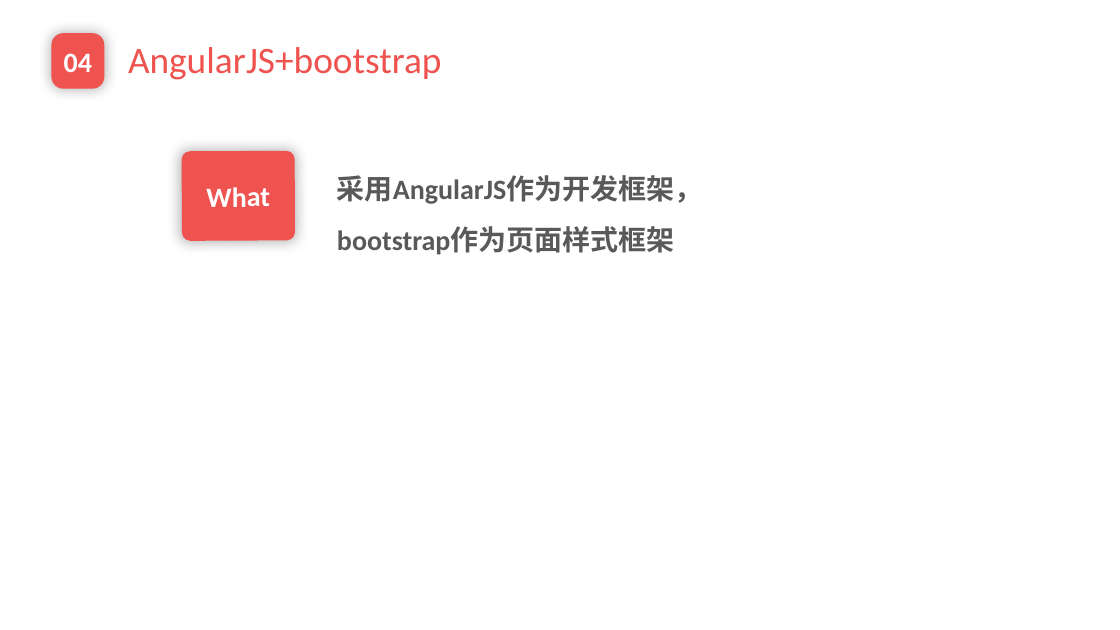
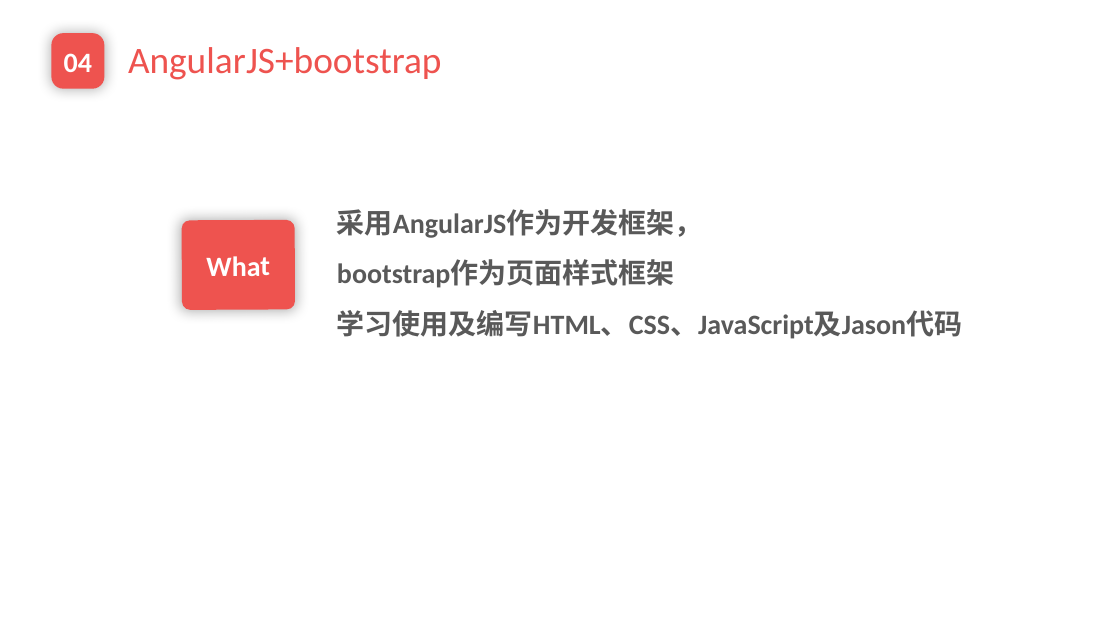
Before and after one commit to EnInternalChat/se2017, a slide deck: slide 14 of doc/个人汇报-焦点.pptx (slide 10 before the commit). Drawn at 1120x630 pixels with LibreOffice and Linux fonts; fonts in the diff are those of the drawing; background and template pictures are left out. Boxes give left, top, right and bottom in pixels: in the first picture for what was removed or moved away, otherwise in the second. Text is boxed around its words. In the diff, an @@ line names an element or a change of style, - is before the commit and + after.

```diff
--- a/doc/个人汇报-焦点.pptx
+++ b/doc/个人汇报-焦点.pptx
@@ text "采用AngularJS作为开发框架，": place and size @@
-text "采用AngularJS作为开发框架，" at (337,175,702,255)
+text "采用AngularJS作为开发框架，" at (337,209,962,339)
@@ rounded rectangle "What": place and size @@
-rounded rectangle "What" at (181,151,295,241)
+rounded rectangle "What" at (181,220,295,310)
@@ text at (337,310,962,339): paragraph added @@
+学习使用及编写HTML、CSS、JavaScript及Jason代码
```
Also in this commit, not shown: 3 other slides changed, 9 slides added.
